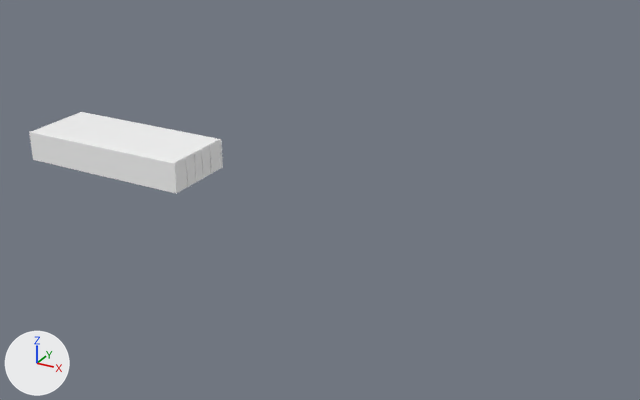
What one commit did to the FBX model Assets/3dAssets/Buildings/Container.fbx.
One viewpoint serves both versions: a 50 mm camera at (3.67, -19.65, 10.69) aimed at (-7.89, 1.37, 0.19). The lights are fixed; the arrows at lower left show +X, +Y and +Z. Where no turn or scale is listed for an object, it has been applied to the vertices.

In view in the first picture: 'Container'.
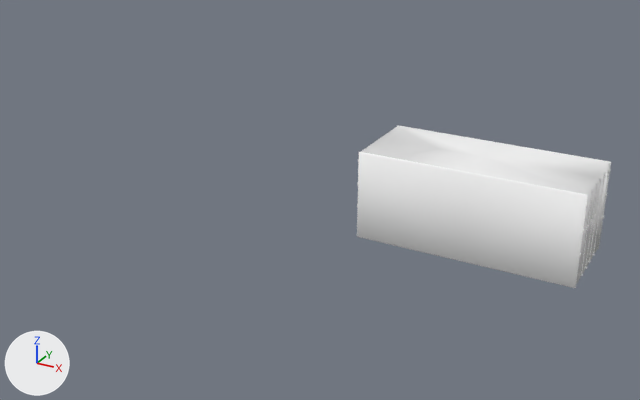
Where the change shows, as pixel boxes (x1, y1, x2, y2) in the pictures (640 x 400 px):
'Container', reshaped, moved (31% wider, 98% taller)
    before: (29, 112, 223, 194)
    after: (357, 125, 611, 288)

Diff of the bpy script that builds the scene:
```diff
--- a/Assets/3dAssets/Buildings/Container.fbx.py
+++ b/Assets/3dAssets/Buildings/Container.fbx.py
@@ me_mesh @@
 # used by ob_container; location = (-12.11, 2.5, 0.0)
-me_mesh.from_pydata(...)  # 546 vertices, 764 faces; spans x -6.0..0.0, y -2.47..0.0, z 0.0..1.0
+me_mesh.from_pydata(...)  # 546 vertices, 764 faces; spans x -6.0..0.0, y 0.0..2.5, z 0.0..2.49
+# me_mesh part 1: 312 of 546 vertices moved; they spanned x -6.0..0.0, y -2.47..0.0, z 0.0..1.0 and now span x -6.0..0.0, y 0.0..2.5, z 0.0..2.49; mean shift (0.0, 2.47, 0.82); largest move (-5.95, -0.06, 1.0) -> (-5.95, 2.45, 2.49)
 me_mesh.materials.append(mat_container_1_cargo_container_01_cargo02)
@@ ob_container @@
 ob_container = bpy.data.objects.new('Container', me_mesh)
-ob_container.location = (-12.11, 2.5, 0.0)
+ob_container.location = (0.0, 0.0, 0.0)
```
